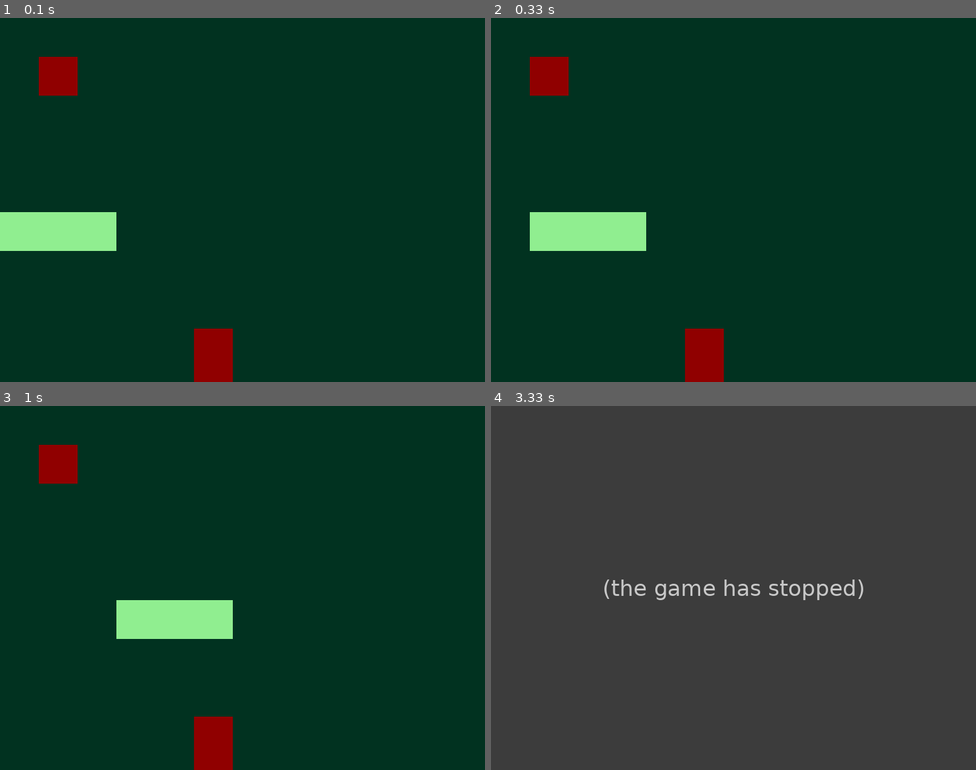
Above: before the commit, frames 1-4 (two rows, left to right).
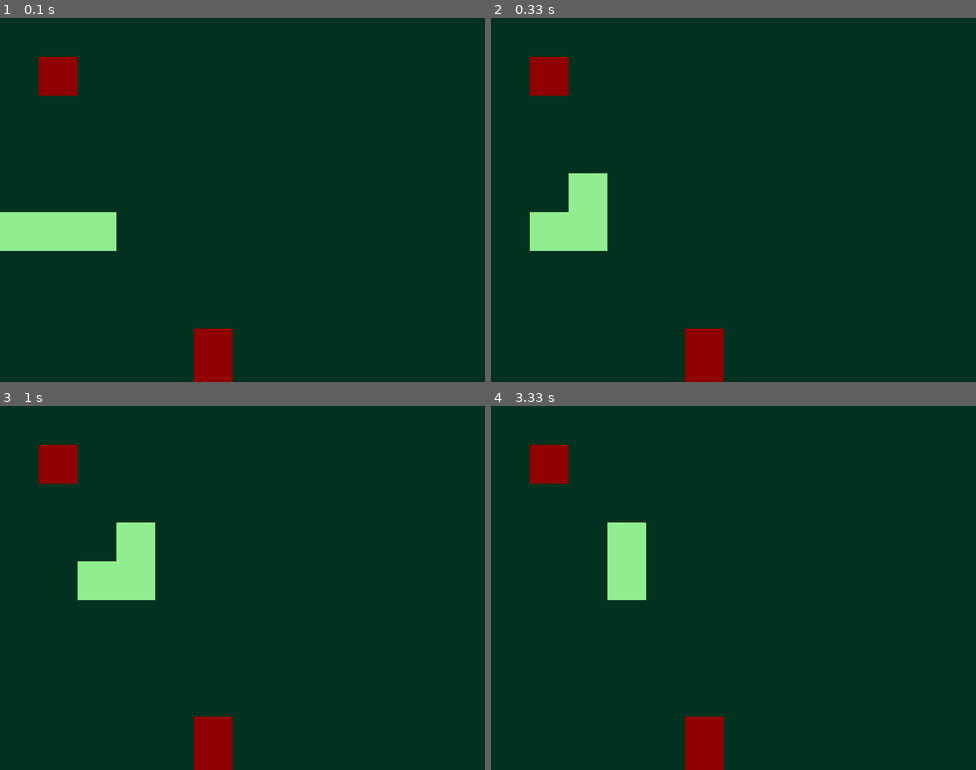
Above: after the commit, the same moments.

Repository: lplinna/AdventureGame
Game: pygame game, started from pygame/snake.py
The game is run twice, just before and just after one commit, with the same random seed, the same clock (stepped at 60 frames per second) and the same inputs.
Inputs:
- Up to frame 1 (0.1 s): no input
- Up to frame 2 (0.33 s): no input
- Up to frame 3 (1 s): hold Right 0.33-0.8 s; hold Up from 0.83 s (still down)
- Up to frame 4 (3.33 s): release Up at 1.13 s; hold Right 1.17-1.63 s; hold Left 1.67-2.2 s; hold Down 2.23-2.53 s; hold Left 2.57-2.97 s; hold Up from 3 s (still down)

Frame 1 is identical in both runs. In frame 2, 1.7% of the frame differs, in the area x 16-32%, y 42-64%; in frame 3, 5.1%; in frame 4, 100%, in the area x 0-100%, y 0-100%.
Error before the commit: IndexError: list index out of range (snake_class.py line 43); the game stopped at 3.3 s (later frames are placeholders)

Commit message:
Wall collide

Diff:
--- a/pygame/snake.py
+++ b/pygame/snake.py
@@ -45,6 +45,8 @@
 print(main_grid)
 
 
+
+
 def get_color(x_screen,y_screen):
     x_grid = math.floor(x_screen / grid_size_pixels)
     y_grid = math.floor(y_screen / grid_size_pixels)
@@ -81,6 +83,16 @@
     if time % 20 == 0:
         game_snake.move(main_grid)
 
+    key = pygame.key.get_pressed()
+    if key[pygame.K_LEFT]:
+        game_snake.dir = "left"
+    elif key[pygame.K_RIGHT]:
+        game_snake.dir = "right"
+    elif key[pygame.K_UP]:
+        game_snake.dir = "up"
+    elif key[pygame.K_DOWN]:
+        game_snake.dir = "down"
+
     for event in pygame.event.get(): ##
           if event.type == pygame.QUIT: ##
               running = False ##
--- a/pygame/snake_class.py
+++ b/pygame/snake_class.py
@@ -5,6 +5,8 @@
     '''
     def __init__(self):
         self.points = []
+        self.dir = "up"
+        self.dead = False
         pass
 
     '''
@@ -21,6 +23,7 @@
         new_point = (x,y)
         if new_point in self.points:
            print("Colliding")
+           self.dead = True
         else:
            self.points.append(new_point)
 
@@ -37,22 +40,56 @@
     '''
     Draw the snake on the game grid.
 
+
+    len(main_grid) // How many columns
+    len(main_grid[0]) // How many rows
+
+
+
     '''
+
     def draw(self, grid):
         for point in self.points:
-                grid[point[0]][point[1]] = 2
+                if point[0] > -1 and point[1] > -1 and point[0] <  len(grid) and point[1] < len(grid[0]):
+                    grid[point[0]][point[1]] = 2
+
+                #self.draw_snake_point_smart(grid,point,2)
+
+    '''
+    def draw_snake_point_smart(self, grid, point, value):
+        looped_x = point[0] % len(grid)
+        looped_y = point[1] % len(grid[0])
+        grid[looped_x][looped_y] = value
+    '''
+
 
     '''
     Move the snake one step in one direction.
+    IN THE FUTURE:
+    Grow the snake if apple is eaten
 
     '''
     def move(self, grid):
         head = self.points[len(self.points)-1]
         tail = self.points.pop(0)
-        self.add_point(head[0]+1,head[1])
+
+        # Moving part
+        if self.dir == "right":
+            self.add_point_colliding(head[0]+1,head[1]) ## CHANGE
+        elif self.dir == "left":
+            self.add_point_colliding(head[0]-1,head[1]) ## CHANGE
+        elif self.dir == "up":
+            self.add_point_colliding(head[0],head[1]-1) ## CHANGE
+        elif self.dir == "down":
+            self.add_point_colliding(head[0],head[1]+1) ## CHANGE
+
+
+
 
         # Drawing part
-        grid[tail[0]][tail[1]] = 0
+        if tail[0] > -1 and tail[1] > -1 and tail[0] <  len(grid) and tail[1] < len(grid[0]):
+            grid[tail[0]][tail[1]] = 0
+        #self.draw_snake_point_smart(grid,tail,0)
         self.draw(grid)
         print(self.points)
 
